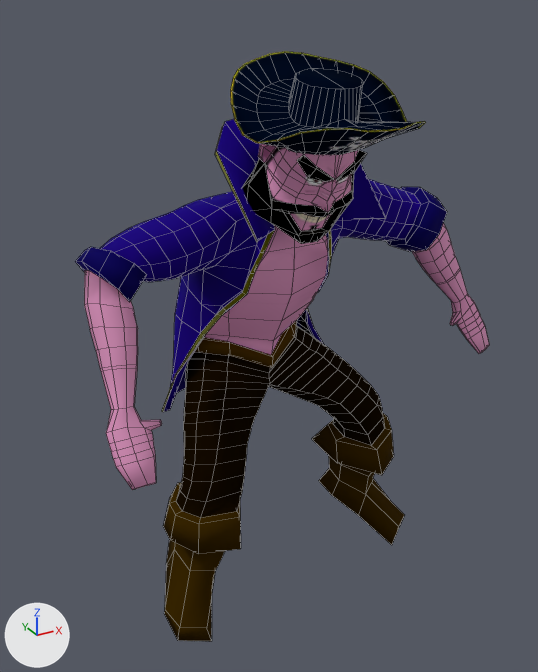
Before and after pictures for a commit that changed the OBJ model assets/Animacion/Pirata/Celebracion/PirataCelebracion_000149.obj.
The view is the same before and after, from a 50 mm camera at (-4.33, -7.31, 7.68) aimed at (-0.25, 0.12, 3.96). Lighting does not change. The marker at lower left points along +X, +Y and +Z. Mesh edges are drawn as thin lines. Where no turn or scale is listed for an object, it has been applied to the vertices.

The first picture shows 'Pirata_PirataH'.
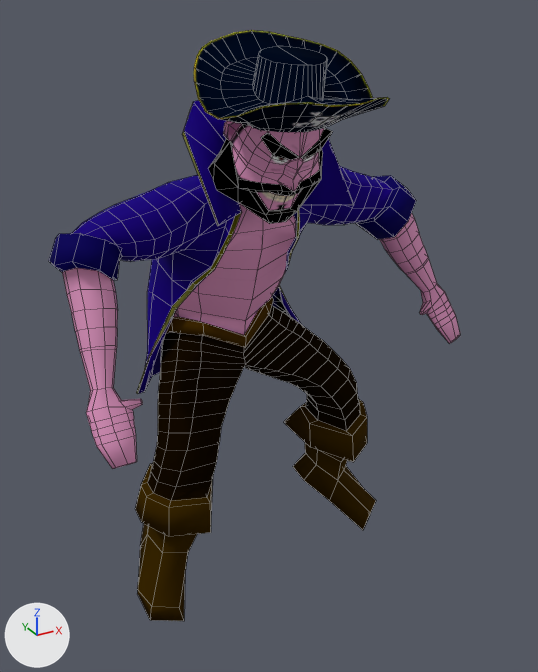
Location of each change, [x1, y1, x2, y2] in pixels of the pictures (538 x 672 px; the box of a moved part takes in the faces that stretch with it):
'Pirata_PirataH', reshaped
    before: [75, 51, 489, 642]
    after: [49, 30, 460, 621]
part 1 of me_pirata_piratah, moved or reshaped
    before: [231, 51, 426, 155]
    after: [194, 30, 389, 133]
part 2 of me_pirata_piratah, moved or reshaped
    before: [75, 119, 489, 642]
    after: [49, 100, 460, 621]

Edits to the bpy script that builds the scene:
```text
Change me_pirata_piratah:
    used by ob_pirata_piratah; location = (0.0, 0.0, 0.0)
    remove me_pirata_piratah.from_pydata(...)  # 1340 vertices, 1341 faces; spans x -2.66..2.79, y -2.15..1.38, z 0.16..7.28
    add me_pirata_piratah.from_pydata(...)  # 1340 vertices, 1341 faces; spans x -2.74..2.68, y -1.72..1.92, z 0.09..7.47
    me_pirata_piratah part 1: the loose piece of 216 vertices spanning x -1.24..0.6, y -2.15..-0.3, z 6.28..7.28 is scaled about its middle by 1.04, then moved by (-0.12, 0.46, 0.17)
    me_pirata_piratah part 2: 1124 of 1340 vertices moved; they spanned x -2.66..2.79, y -1.42..1.38, z 0.16..6.95 and now span x -2.74..2.68, y -0.97..1.92, z 0.09..7.13; mean shift (-0.1, 0.5, 0.08); largest move (0.55, 0.92, 4.22) -> (0.4, 1.58, 4.32)
```
